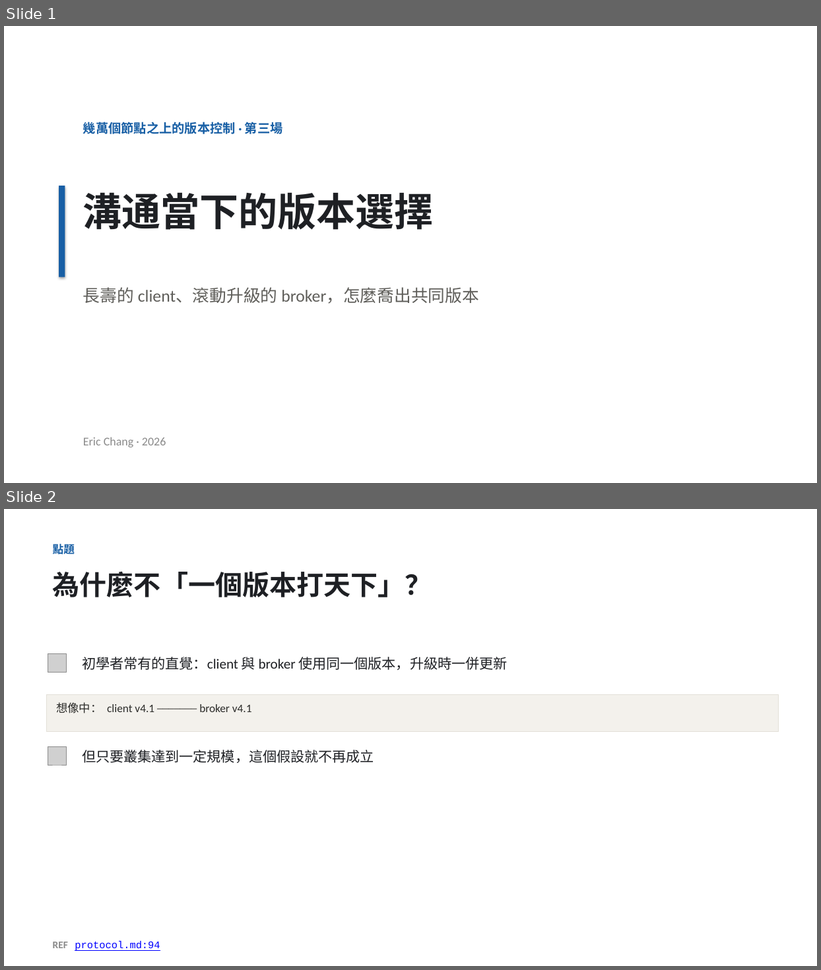
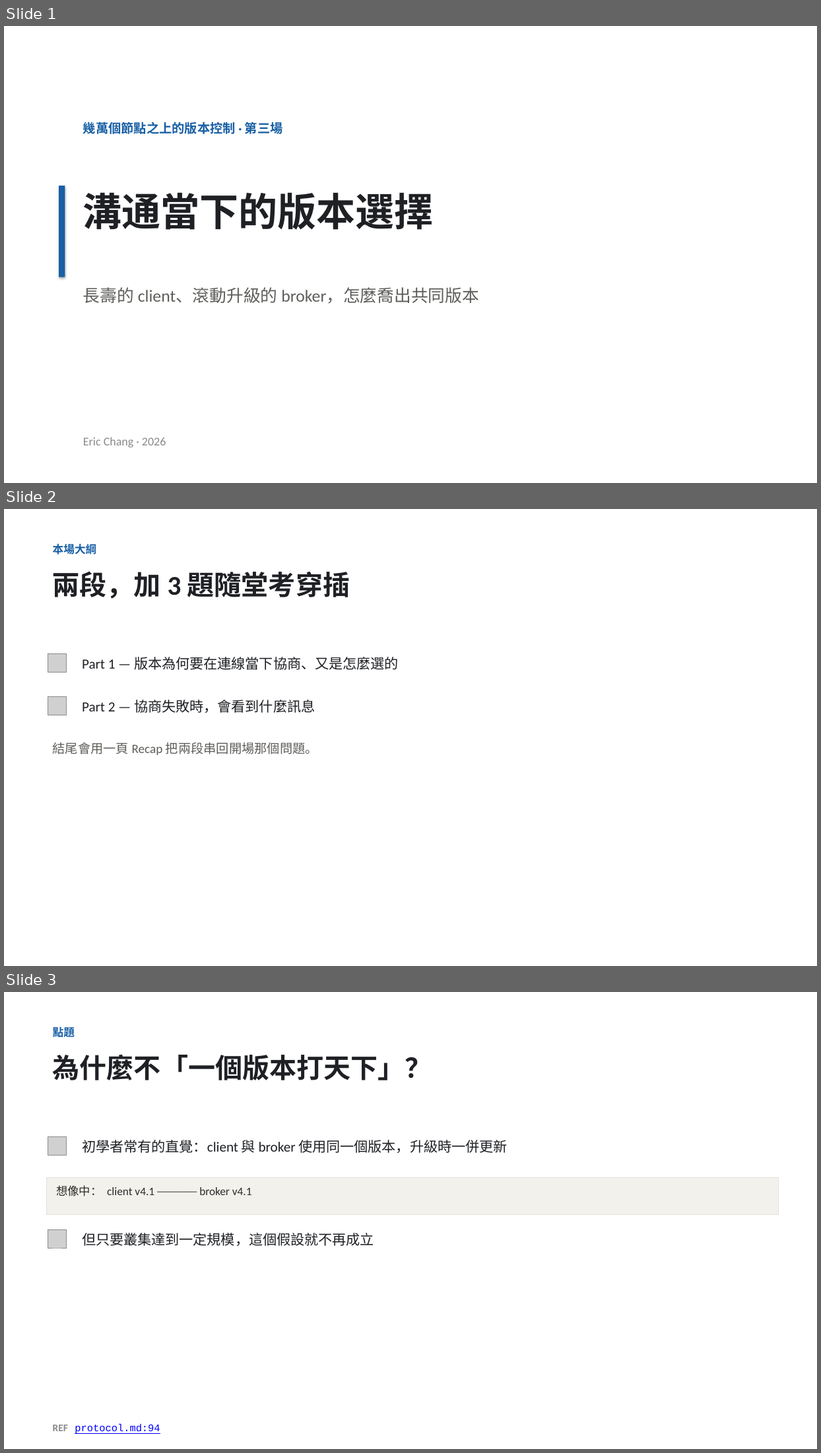
Before and after one commit to unknowntpo/kafka, a slide deck: study/version-control/kafka-version-negotiation.pptx. Shown one above the other, each under a label of ours: slides 1 and 2 before the commit, slides 1, 2 and 3 after it. The pictures are 821x970 and 821x1453 pixels, drawn with LibreOffice and Linux fonts; fonts in the diff are those of the drawing; grey boxes stand for pictures. Boxes give left, top, right and bottom in pixels: in the first picture for what was removed or moved away, otherwise in the second. Text is boxed around its words. In the diff, an @@ line names an element or a change of style, - is before the commit and + after.

Commit message:
study(version-control): 加 TOC 與 Recap、去縮寫、地圖標非窮舉
- 標題後加「本場大綱」TOC（兩段 + 隨堂考），結尾 Takeaways 改為 Recap 對映兩段
- Fetch 舉例改用全名（consumer/replica、client↔broker/broker↔broker），不用 cb/bb
- 地圖標明 broker↔controller 等各列為代表性、非窮舉（加 AlterPartition、轉發 admin…）；16 張
- talk-outline.md 同步

```diff
--- a/study/version-control/kafka-version-negotiation.pptx
+++ b/study/version-control/kafka-version-negotiation.pptx
@@ slide 2 added at <box>4,509,817,966</box>, background #FFFFFF @@
@@ text added at <box>53,543,97,555</box>, 13 pt, text #185FA5, bold @@
+本場大綱
@@ text added at <box>53,571,350,599</box>, 32 pt, text #1E2024, bold @@
+兩段，加 3 題隨堂考穿插
@@ picture added at <box>48,654,66,673</box> @@
@@ text added at <box>82,657,399,670</box>, 16.5 pt, text #1E2024 @@
+Part 1 — 版本為何要在連線當下協商、又是怎麼選的
@@ picture added at <box>48,697,66,715</box> @@
@@ text added at <box>82,700,315,713</box>, 16.5 pt, text #1E2024 @@
+Part 2 — 協商失敗時，會看到什麼訊息
@@ text added at <box>53,743,318,755</box>, 15 pt, text #5F5E5A @@
+結尾會用一頁 Recap 把兩段串回開場那個問題。
@@ what was slide 2 is now slide 3 @@
```
Also in this commit, not shown: 3 slides changed, 2 other files.
